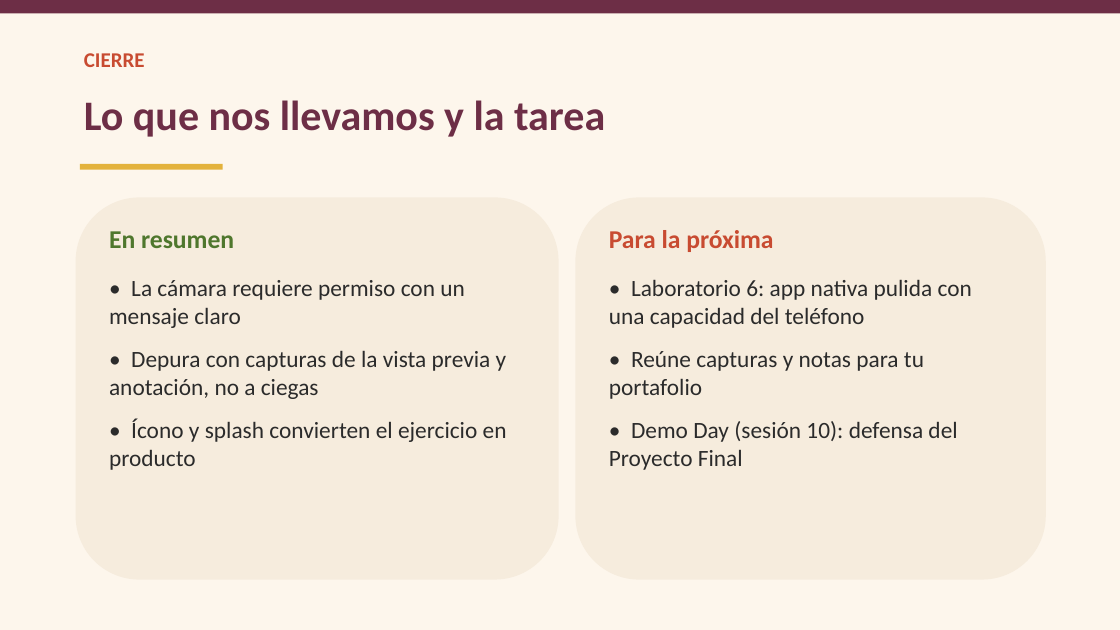
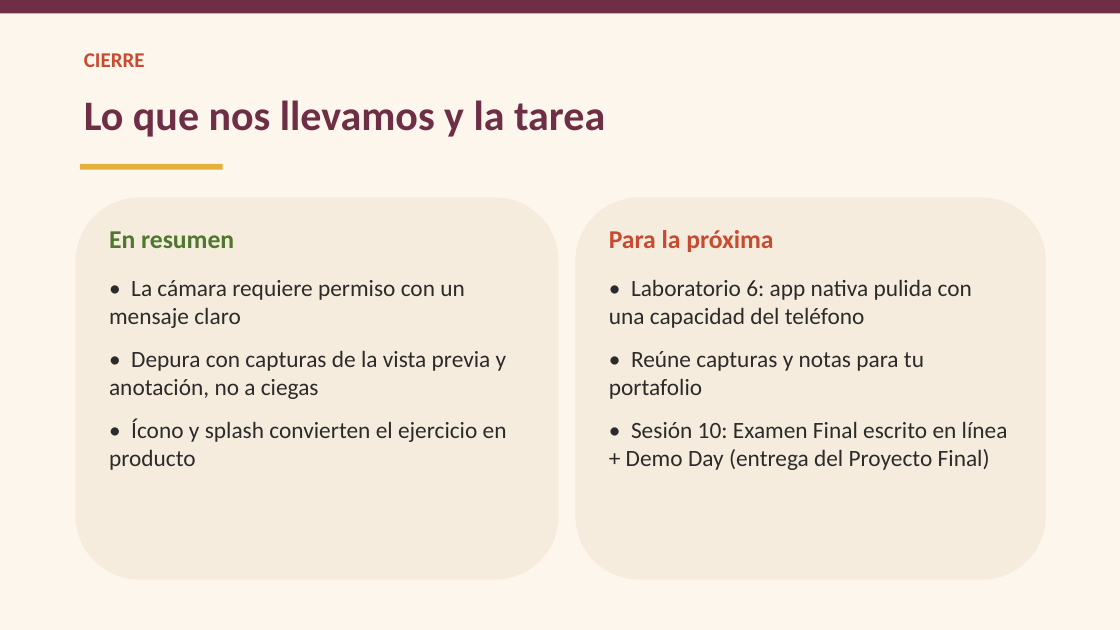
Before and after one commit to ykro/proyectos3-facom-public, a slide deck: slide 10 of slides/sesion-07.pptx. Drawn at 1120x630 pixels with LibreOffice and Linux fonts; fonts in the diff are those of the drawing. Boxes give left, top, right and bottom in pixels: in the first picture for what was removed or moved away, otherwise in the second. Text is boxed around its words. In the diff, an @@ line names an element or a change of style, - is before the commit and + after.

Commit message:
Evaluación: exámenes 100% escritos en línea, sin defensa
Cada examen (parcial/final) se convierte íntegramente a sus 20 pts.
Los proyectos se entregan en línea y se evalúan dentro de Proyectos con
rúbrica de entrega; el Demo Day (sesión 10) pasa a ser showcase, no defensa.
Slides y docx del programa regenerados.

```diff
--- a/slides/sesion-07.pptx
+++ b/slides/sesion-07.pptx
@@ text at bbox=[626, 421, 1008, 470]: text changed @@
-• Demo Day (sesión 10): defensa del Proyecto Final
+• Sesión 10: Examen Final escrito en línea + Demo Day (entrega del Proyecto Final)
```
Also in this commit, not shown: 21 other files.
